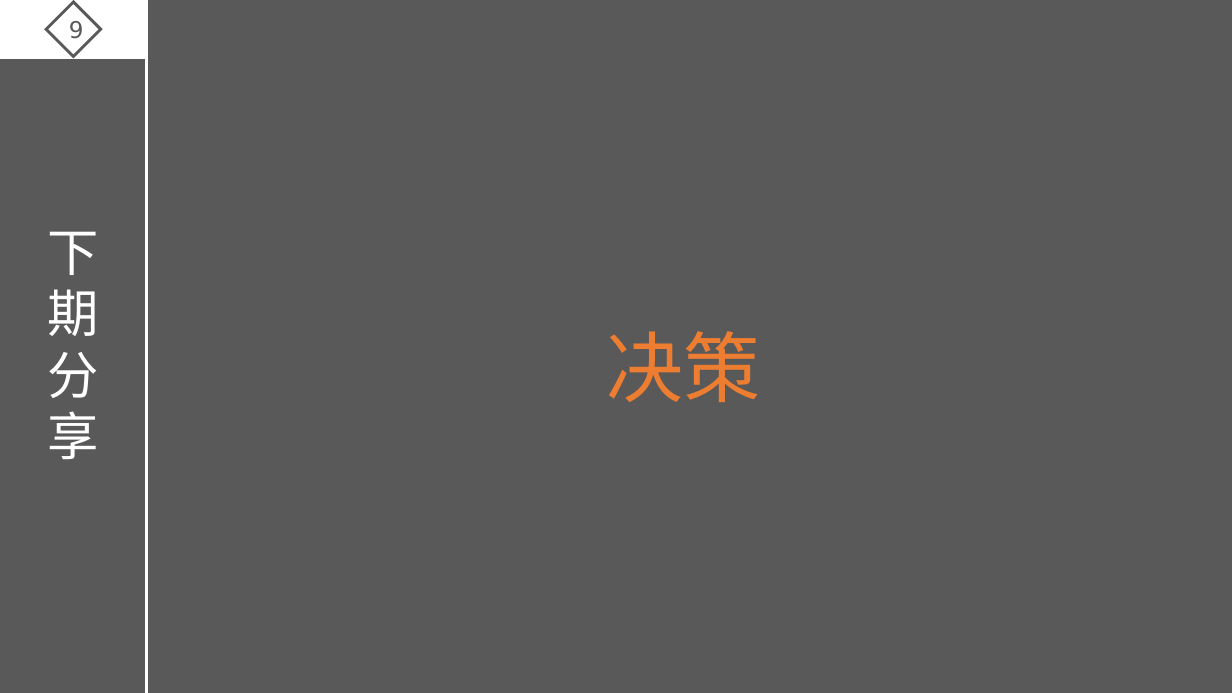
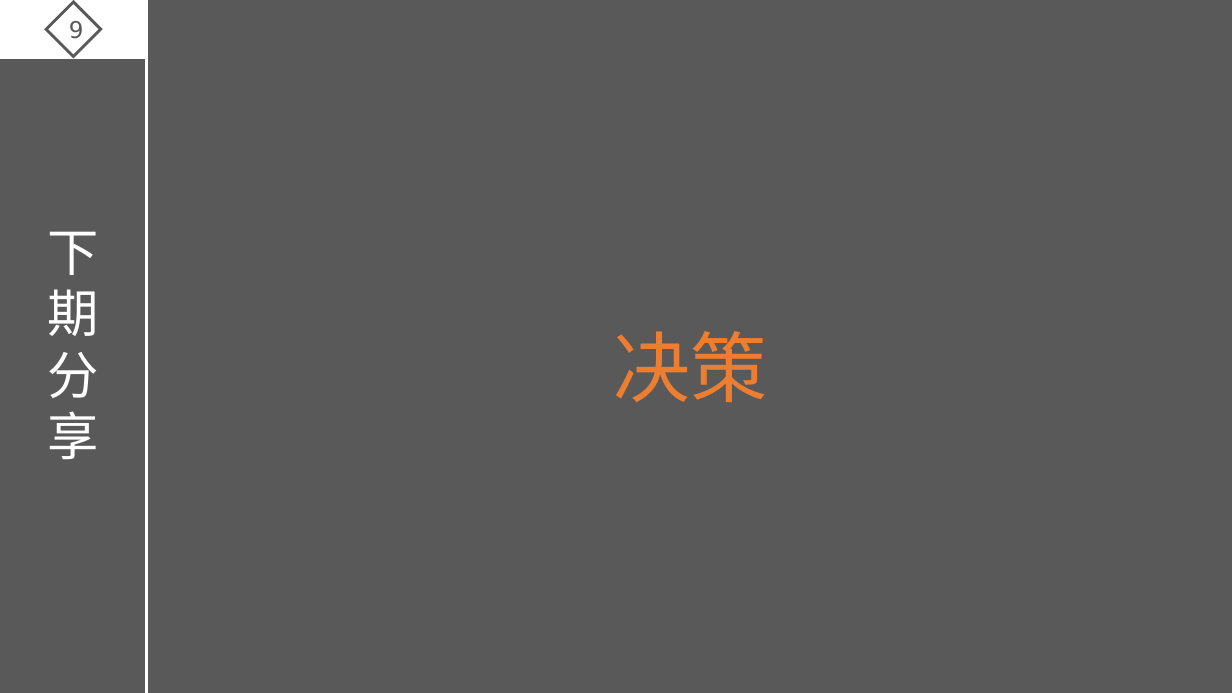
Before and after one commit to ThreePeopleGame/Death, a slide deck: slide 10 of Share/游戏设计理论--心流.pptx. Drawn at 1232x693 pixels with LibreOffice and Linux fonts; fonts in the diff are those of the drawing. Boxes give left, top, right and bottom in pixels: in the first picture for what was removed or moved away, otherwise in the second. Text is boxed around its words. In the diff, an @@ line names an element or a change of style, - is before the commit and + after.

```diff
--- a/Share/游戏设计理论--心流.pptx
+++ b/Share/游戏设计理论--心流.pptx
@@ text "决策": place and size @@
-text "决策" at [607,331,761,402]
+text "决策" at [613,331,767,402]
```
Also in this commit, not shown: 1 other slide changed, 2 other files.
